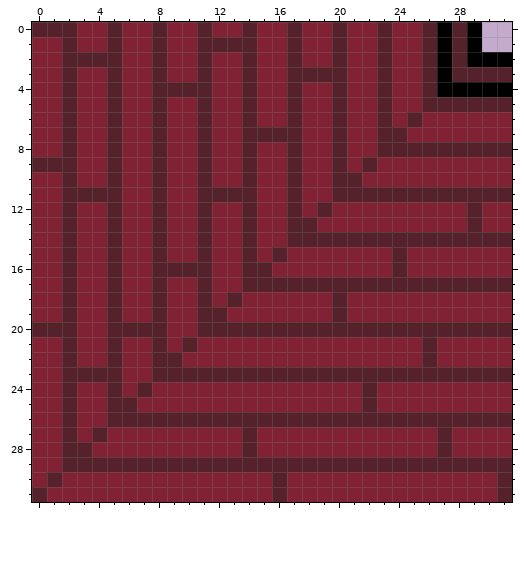
Edited in one commit: pixel-art sprite (Assets/Sprites/Environment/OwenSprites/cornerinterior3.png). That is the earlier state.
The file is 32x32 pixels.
The same view after the edit:
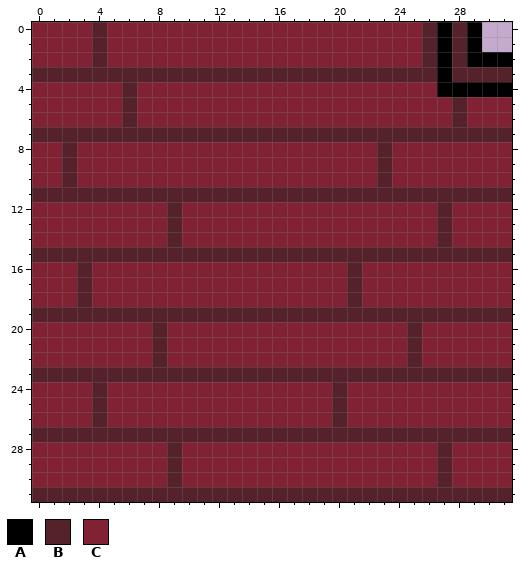
Palette (. is transparent): A #000000  B #55212b  C #802234
The exact change:
Changed rows in their new state; - is an unchanged pixel.
first column x 0:
 0 CCC-BC--C--C--C--C--C--C--------
 1 --C-BC--C--CCCC--C--C--C--------
 2 --CC-C--C--C--C--C--C--C--------
 3 BB-BB-BB-BB-BB-BB----BB-BB------
 4 --C--CB-CCCC--C--C--C--C--C-----
 5 --C--CB-C--C--C--C--C--C--CC-CCC
 6 --C--CB-C--C--C--C--C--C-C--B---
 7 BB-BB-BB-BB-BB----BB-BB--BBBBBBB
 8 -----C--C--C--C--C--C---CCCCCCCC
 9 CC---C--C--C--C--C--C-CB--------
10 -----C--C--C--C--C--CC-B--------
11 BB----BB-BB----BB-BB------------
12 --C--C--CB-C--C--C-C-------B-C--
13 --C--C--CB-C--C--CC--------B-C--
14 --C--C--CB-C--C--CCCCCCCCCC-CCCC
15 BB-BB-BB-BB-BB-B-BBBBBBB-BBBBBBB
16 --CB-C--CCCC--CC-----B--C-------
17 --CB-C--C--C--CCCCCCC-CCCCCCCCCC
18 --CB-C--C--C-C------CB----------
19 BB-BB-BB-BB--BBBBBBB-BBBBBBBBBBB
20 CCC--CCC---CCCCCCCCCCCCCC-CCCCCC
21 --C--C----C--------------BC-----
22 --C--C---C---------------BC-----
23 BB----BB------------------------
24 --C-BC-C------------B-C---------
25 --C-BCC-------------B-C---------
26 --C-BCCCCCCCCCCCCCCC-CCCCCCCCCCC
27 BB-B-BBBBBBBBB-BBBBBBBBBBBB-BBBB
28 --CC-----B----C-----------------
29 --CCCCCCC-CCCCCCCCCCCCCCCCC-CCCC
30 -C-------B------C----------B---C
31 -BBBBBBBBBBBBBBB-BBBBBBBBBBBBBB-
